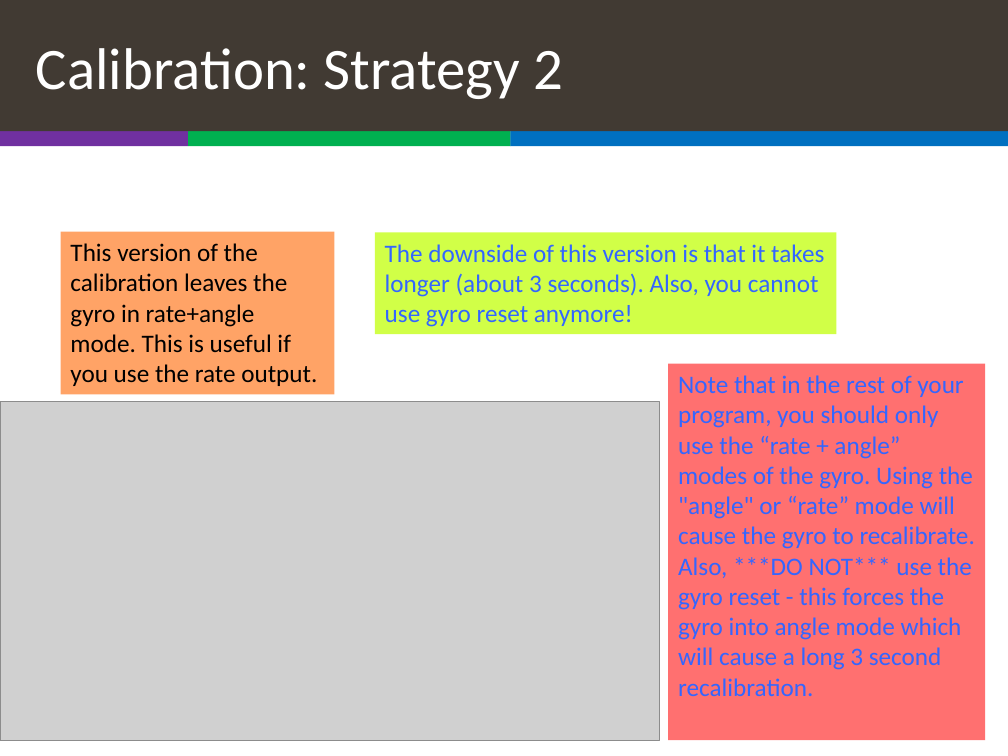
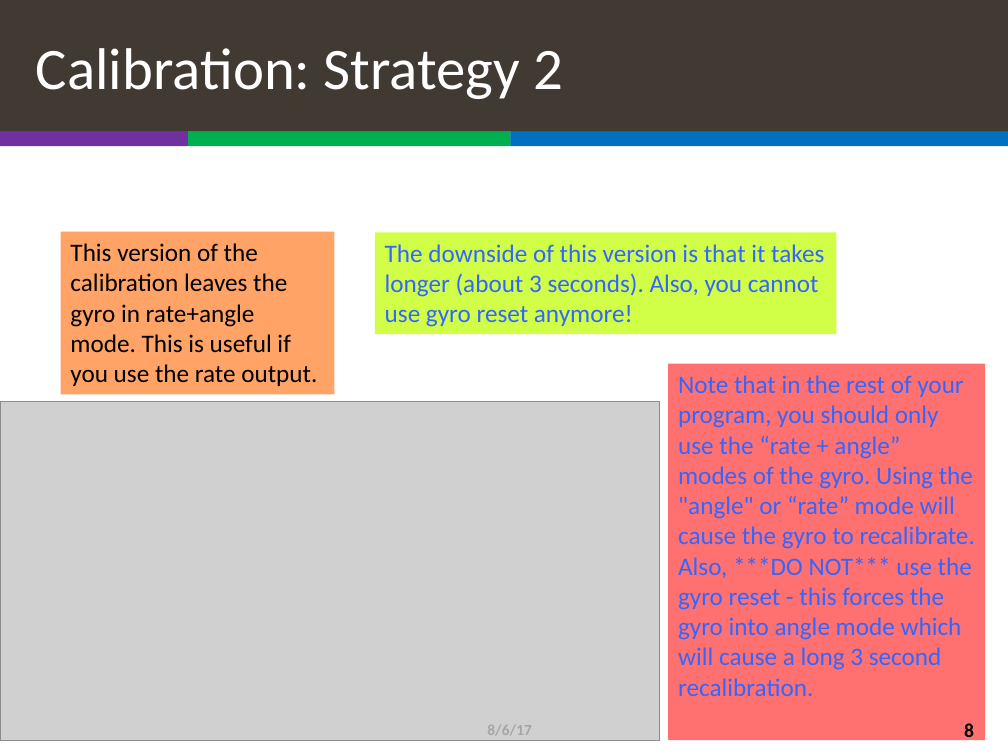
Before and after one commit to TheVinhLuong102/ev3lessons-classic, a slide deck: slide 8 of advanced/Gyro.pptx. Drawn at 1008x756 pixels with LibreOffice and Linux fonts; fonts in the diff are those of the drawing; grey boxes stand for pictures. Boxes give left, top, right and bottom in pixels: in the first picture for what was removed or moved away, otherwise in the second. Text is boxed around its words. In the diff, an @@ line names an element or a change of style, - is before the commit and + after.

```diff
--- a/advanced/Gyro.pptx
+++ b/advanced/Gyro.pptx
@@ text added at (487,725,531,735), 11 pt, text #A6A6A6, bold @@
+8/6/17
@@ page number added at (964,723,974,743), 14 pt, text #000000, bold @@
+8
```
Also in this commit, not shown: 11 other slides changed, 46 other files.
